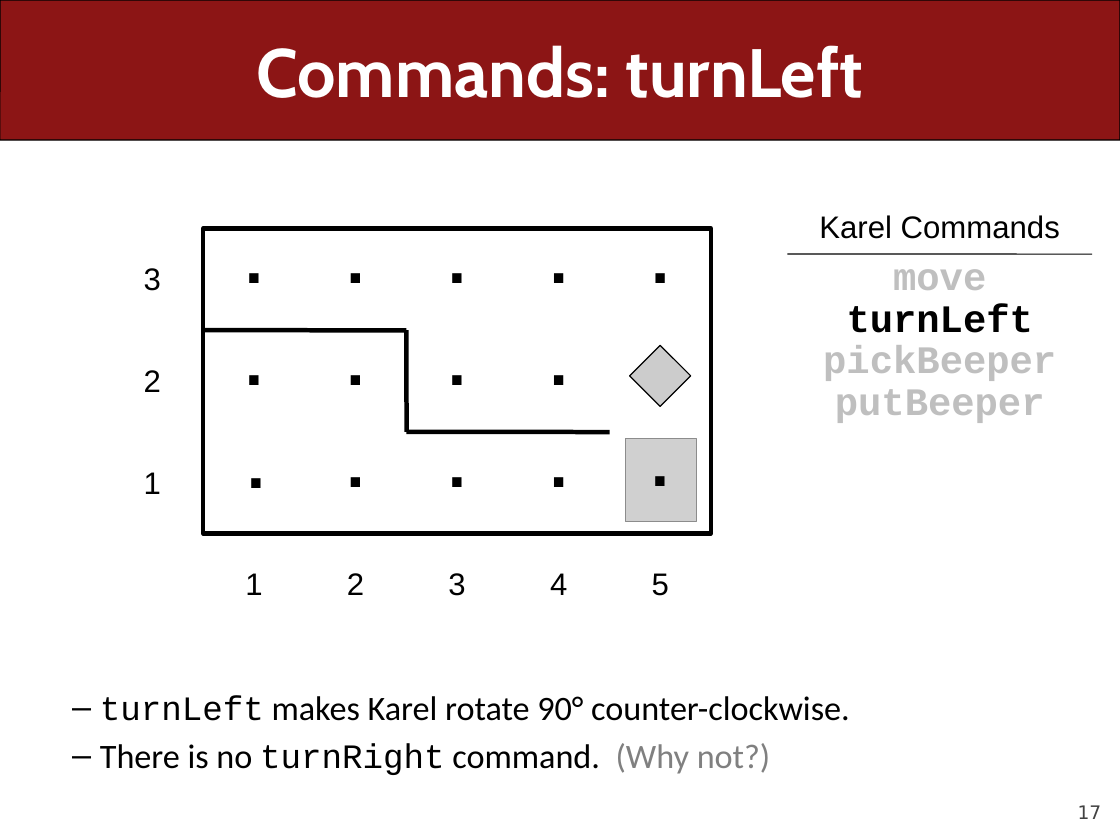
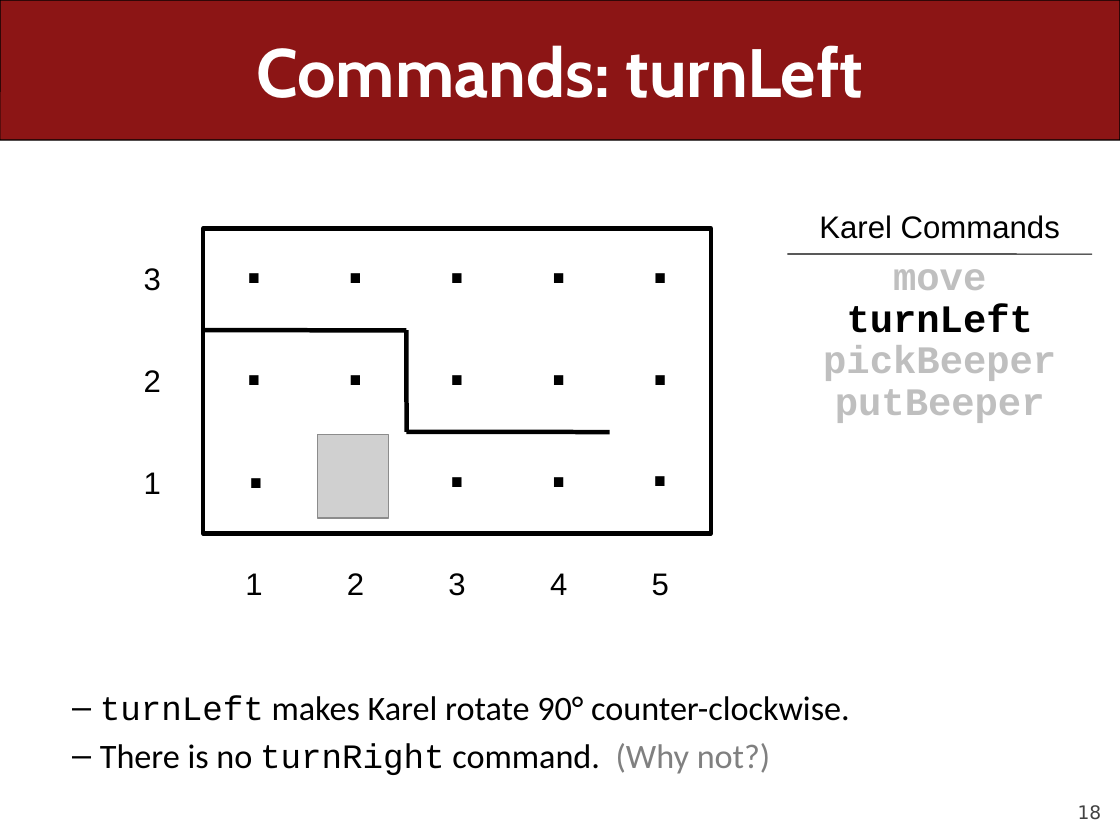
Before and after one commit to ckincaid17/cs106a-summer-2018, a slide deck: slide 18 of WWW/lectures/Lecture2/Lecture2.pptx (slide 17 before the commit). Drawn at 1120x840 pixels with LibreOffice and Linux fonts; fonts in the diff are those of the drawing; grey boxes stand for pictures. Boxes give left, top, right and bottom in pixels: in the first picture for what was removed or moved away, otherwise in the second. Text is boxed around its words. In the diff, an @@ line names an element or a change of style, - is before the commit and + after.

```diff
--- a/WWW/lectures/Lecture2/Lecture2.pptx
+++ b/WWW/lectures/Lecture2/Lecture2.pptx
@@ diamond removed at [629,345,691,407] @@
@@ picture added at [317,436,389,519] @@
@@ picture removed at [625,439,697,522] @@
@@ page number at [1078,805,1102,820]: text changed @@
-17
+18
```
Also in this commit, not shown: 5 other slides changed, 35 slides added, 5 slides removed, 24 other files.
